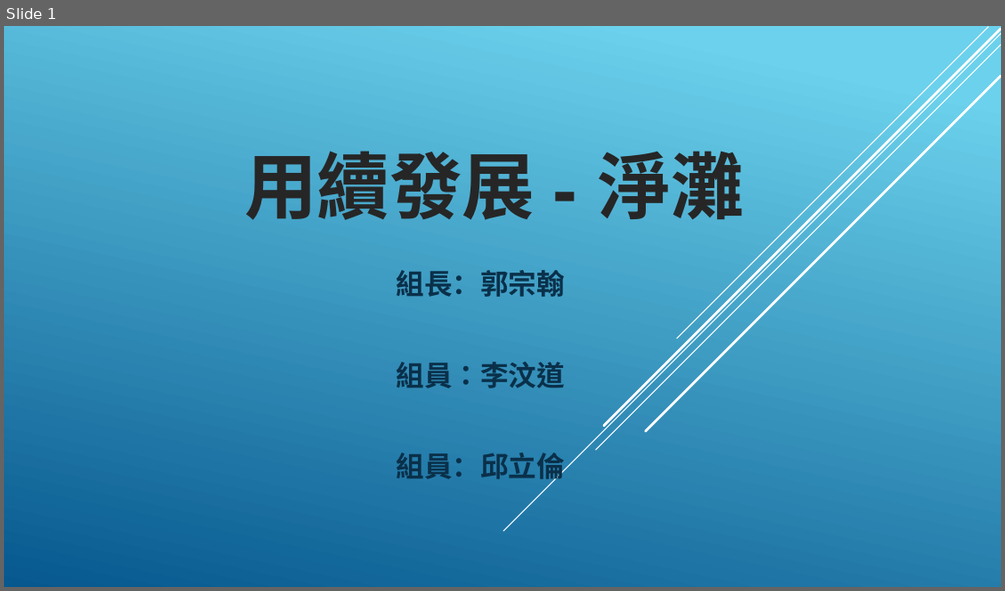
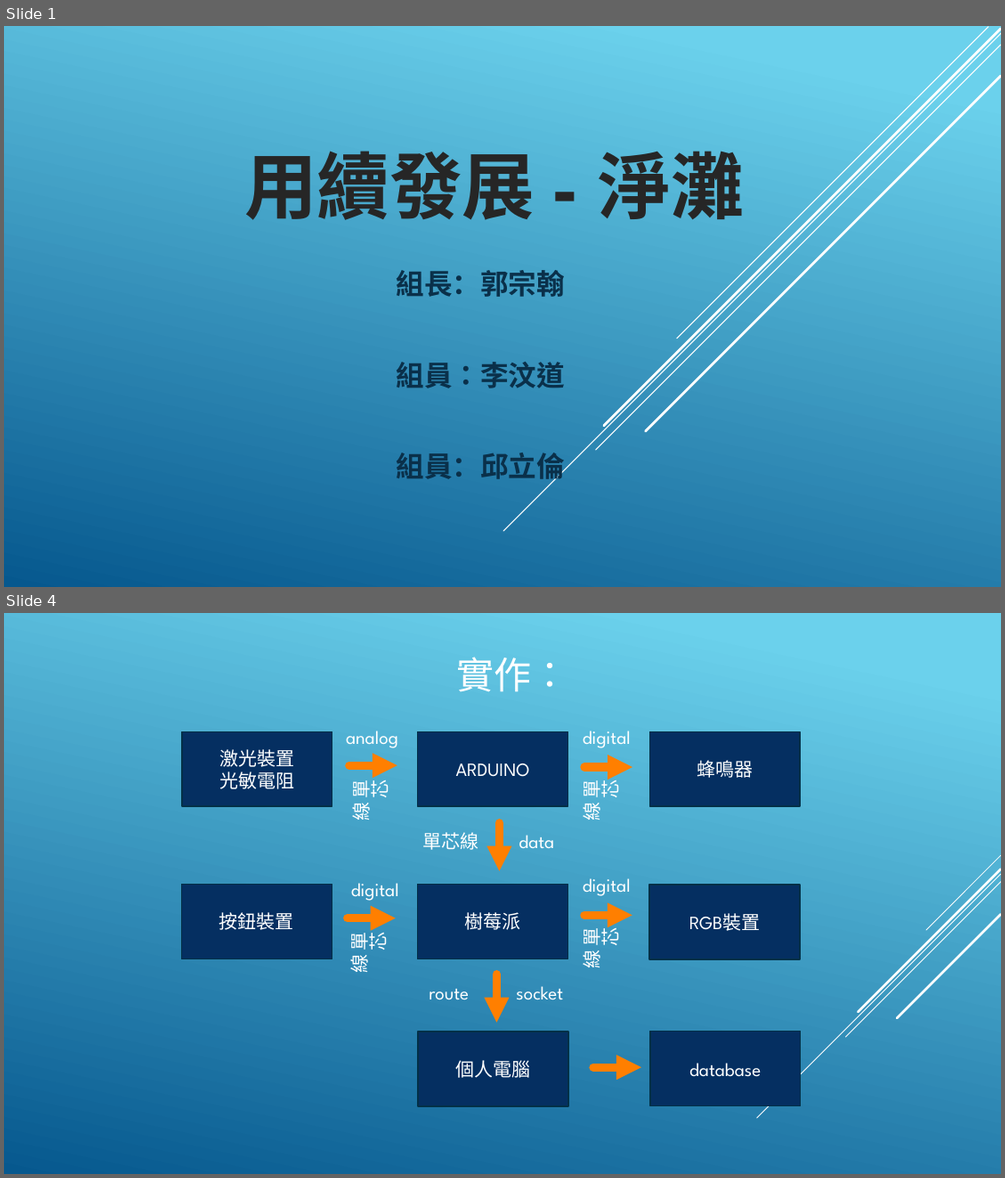
Before and after one commit to DennySORA/Environmental_Sustainability_Partition_Hackathon_2018, a slide deck: doc/永續發展 - 淨灘.pptx. Shown one above the other, each under a label of ours: slide 1 before the commit, slides 1 and 4 after it; the slides between them are not shown. The pictures are 1005x591 and 1005x1178 pixels, drawn with LibreOffice and Linux fonts; fonts in the diff are those of the drawing; background and template pictures are left out. Boxes give left, top, right and bottom in pixels: in the first picture for what was removed or moved away, otherwise in the second. Text is boxed around its words. In the diff, an @@ line names an element or a change of style, - is before the commit and + after.

```diff
--- a/doc/永續發展 - 淨灘.pptx
+++ b/doc/永續發展 - 淨灘.pptx
@@ slide 4 added at <box>4,613,1001,1174</box>, background gradient #6ED2EB to #06588E @@
@@ title added at <box>457,657,569,692</box>, 36 pt, text #FFFFFF @@
+實作：
@@ group added at <box>757,855,1001,1118</box>: 5 lines @@
@@ group added at <box>181,730,801,1107</box>: 12 texts, 8 rectangles, 7 arrows @@
+樹莓派
+ARDUINO
+個人電腦
+單芯線
+data
+route
+socket
+單芯線
+analog
+激光裝置
+光敏電阻
+單芯線
+digital
+按鈕裝置
+蜂鳴器
+單芯線
+digital
+RGB裝置
+單芯線
+digital
+database
```
Also in this commit, not shown: 3 slides changed, 2 other slides added, 2 slides removed, 1 other file.
